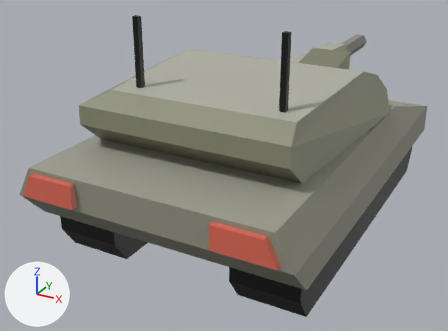
Renders of the glTF model assets/models/units/tank_gen_2/tank_gen_2.gltf from each side of a commit.
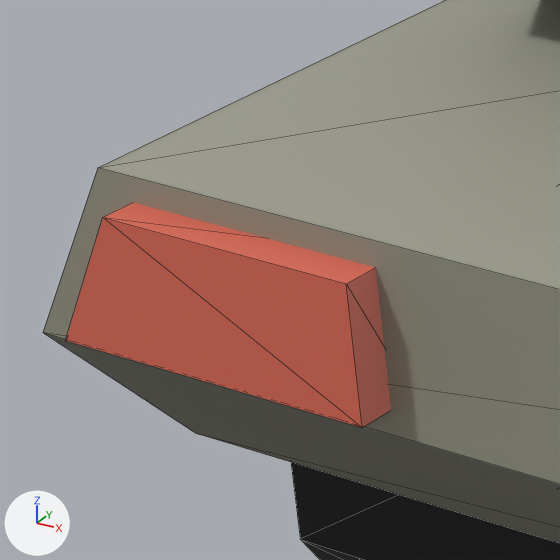
The first picture shows the older version from a 50 mm lens placed at (16.4, -35.1, 16.7), pointed at (-2.8, -0.2, -0.7). The close-ups show both versions on the part from 3% to 23% of the width and 42% to 70% of the height of that picture; other places that the commit changed are outside them. Arrows for +X, +Y and +Z are at lower left; the lights stay in place. The close-ups show mesh edges as thin lines. Where no turn or scale is listed for an object, it has been applied to the vertices.

Objects in the first close-up: 'Body', 'TailLight1', 'Track2'.
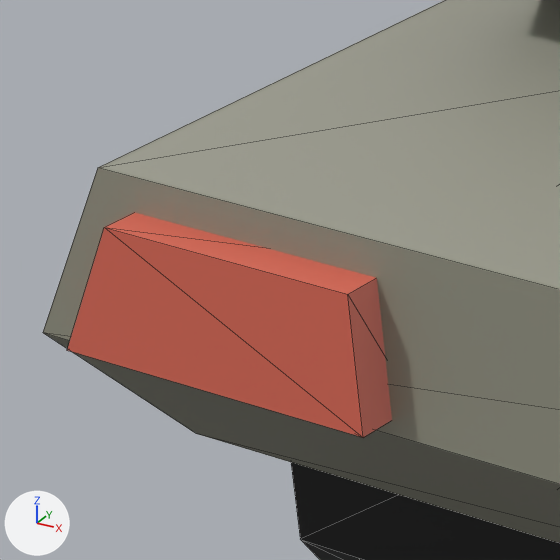
Patch to the scene script:
```diff
--- a/assets/models/units/tank_gen_2/tank_gen_2.gltf.py
+++ b/assets/models/units/tank_gen_2/tank_gen_2.gltf.py
@@ ob_taillight1 @@
 ob_taillight1 = bpy.data.objects.new('TailLight1', me_cube)
-ob_taillight1.location = (0.0, 0.0, 0.6)
+ob_taillight1.location = (0.0, 0.0, 0.5)
```

Location of each change, [x1, y1, x2, y2] in pixels of the close-ups (560 x 560 px):
'TailLight1', moved: before [66, 202, 391, 428]; after [67, 212, 392, 438]
